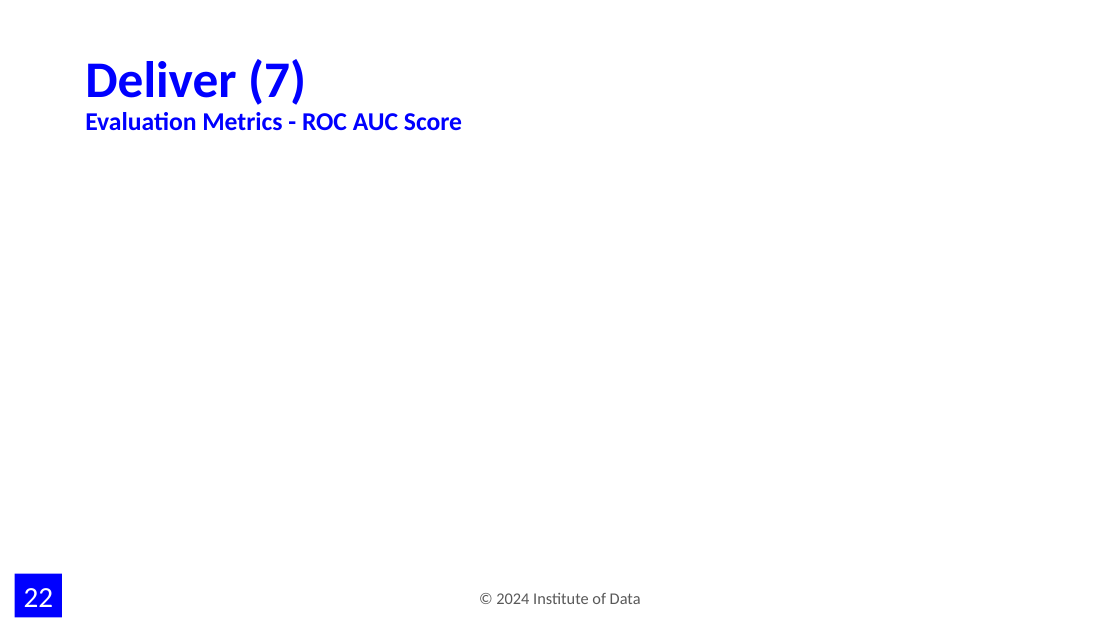
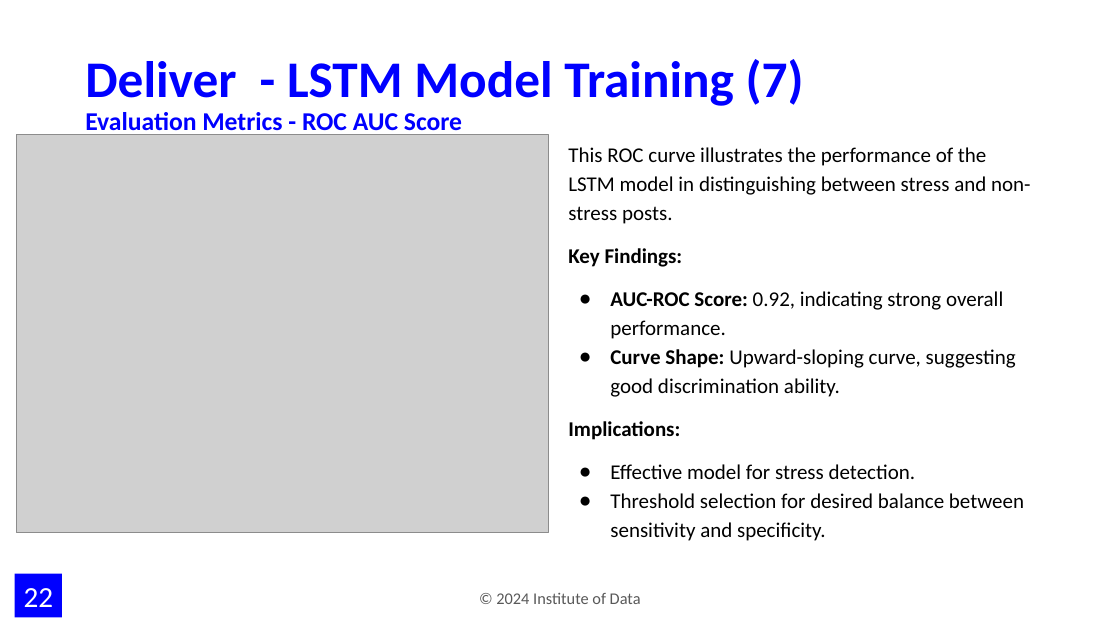
Before and after one commit to jimmychong1983/SocialMediaStressDetection, a slide deck: slide 22 of documentation/Harnessing NLP to Detect Stress in Social Media.pptx. Drawn at 1120x630 pixels with LibreOffice and Linux fonts; fonts in the diff are those of the drawing; grey boxes stand for pictures; background and template pictures are left out. Boxes give left, top, right and bottom in pixels: in the first picture for what was removed or moved away, otherwise in the second. Text is boxed around its words. In the diff, an @@ line names an element or a change of style, - is before the commit and + after.

```diff
--- a/documentation/Harnessing NLP to Detect Stress in Social Media.pptx
+++ b/documentation/Harnessing NLP to Detect Stress in Social Media.pptx
@@ title at <box>85,59,804,106</box>: text changed @@
-Deliver (7)
+Deliver - LSTM Model Training (7)
@@ picture added at <box>17,134,549,533</box> @@
@@ text added at <box>568,147,1031,541</box>, 18 pt, text #000000 @@
+This ROC curve illustrates the performance of the LSTM model in distinguishing between stress and non-stress posts.
+Key Findings:
+● AUC-ROC Score: 0.92, indicating strong overall performance.
+● Curve Shape: Upward-sloping curve, suggesting good discrimination ability.
+Implications:
+● Effective model for stress detection.
+● Threshold selection for desired balance between sensitivity and specificity.
```
Also in this commit, not shown: 5 other slides changed, 6 slides added, 11 slides removed, 2 other files.
